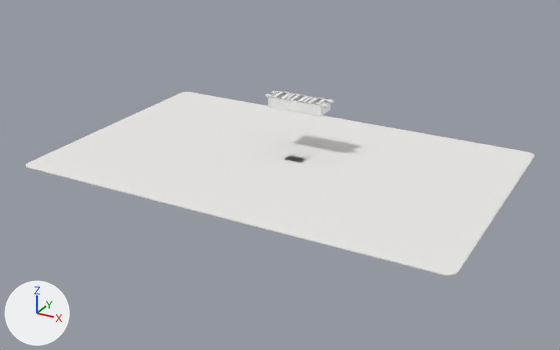
The Blender file files/deskbox_source.blend, before and after one commit.
The view is the same before and after, from a 50 mm lens placed at (2363.0, -4350.0, 2051.0), pointed at (34.0, -115.0, -67.0). Arrows for +X, +Y and +Z are at lower left; the lights stay in place. The older version comes first.

Objects in the first picture: 'Ground' and 8 more.
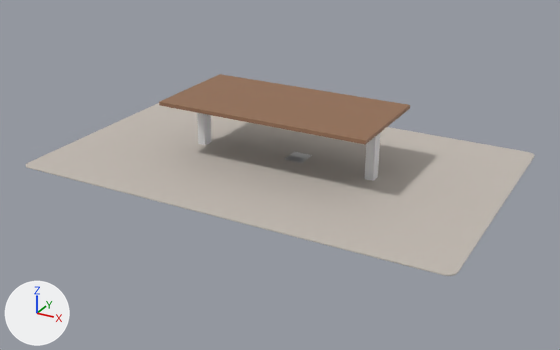
The edits, one by one:
Material 'Floor' (mat_floor) is new.
Its base color is (0.55, 0.5, 0.45) (light grey #c4bcb3).
Its roughness is 0.8.
Material 'LegGrey' (mat_leggrey) is new.
Its base color is (0.75, 0.75, 0.76) (light grey #e1e1e2).
Material 'Walnut' (mat_walnut) is new.
Its base color is (0.3, 0.16, 0.09) (brown #956f55).
Its roughness is 0.6.
me_ground has 72 vertices, 38 faces and spans x -1500.0..1500.0, y -950.0..950.0, z -6.0..0.0.
me_ground no longer uses material mat_ground (white #ecebe8).
me_ground gains material mat_floor (light grey #c4bcb3).
Mesh me_ctx_leg_001 is new.
It is a box spanning x 620.0..680.0, y -40.0..40.0, z 0.0..380.0.
It uses material mat_leggrey (light grey #e1e1e2).
Mesh me_ctx_leg is new.
It is a box spanning x -680.0..-620.0, y -40.0..40.0, z 0.0..380.0.
It uses material mat_leggrey (light grey #e1e1e2).
Mesh me_ctx_slab is new.
It is a box spanning x -750.0..750.0, y -375.0..375.0, z 380.0..405.0.
It uses material mat_walnut (brown #956f55).
Object 'CTX_Leg.001' (ob_ctx_leg_001) is new; it shows me_ctx_leg_001.
Its location is (0.0, 0.0, 0.0).
Object 'CTX_Leg' (ob_ctx_leg) is new; it shows me_ctx_leg.
Its location is (0.0, 0.0, 0.0).
Object 'CTX_Slab' (ob_ctx_slab) is new; it shows me_ctx_slab.
Its location is (0.0, 0.0, 0.0).

Location of each change, [x1, y1, x2, y2] in pixels of the pictures (560 x 350 px):
'Ground', recoloured (white to light grey): [26, 103, 535, 276] in both
'CTX_Slab', added (brown): after [159, 74, 410, 145]
'CTX_Leg.001', added: after [365, 133, 380, 181]
'CTX_Leg', added: after [197, 113, 212, 145]
